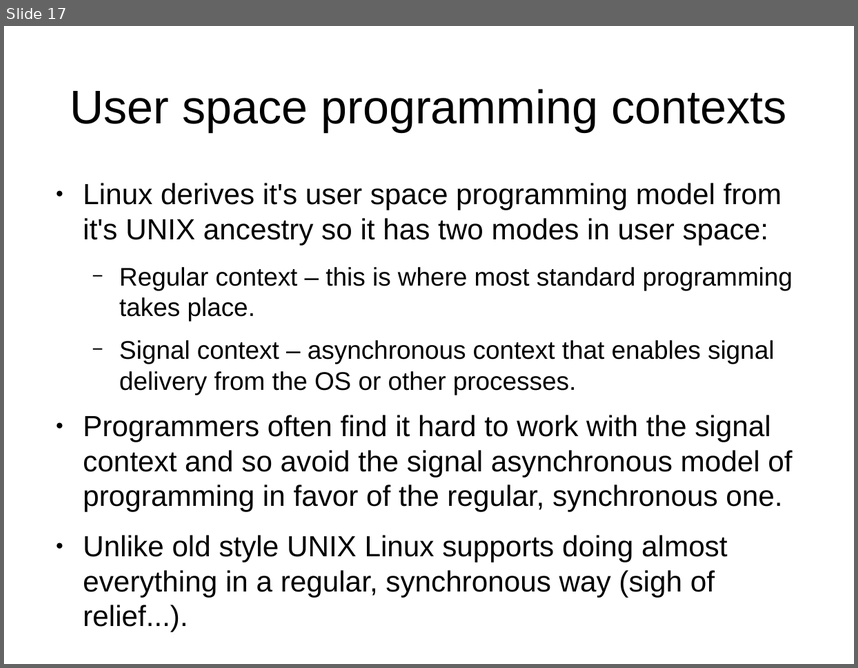
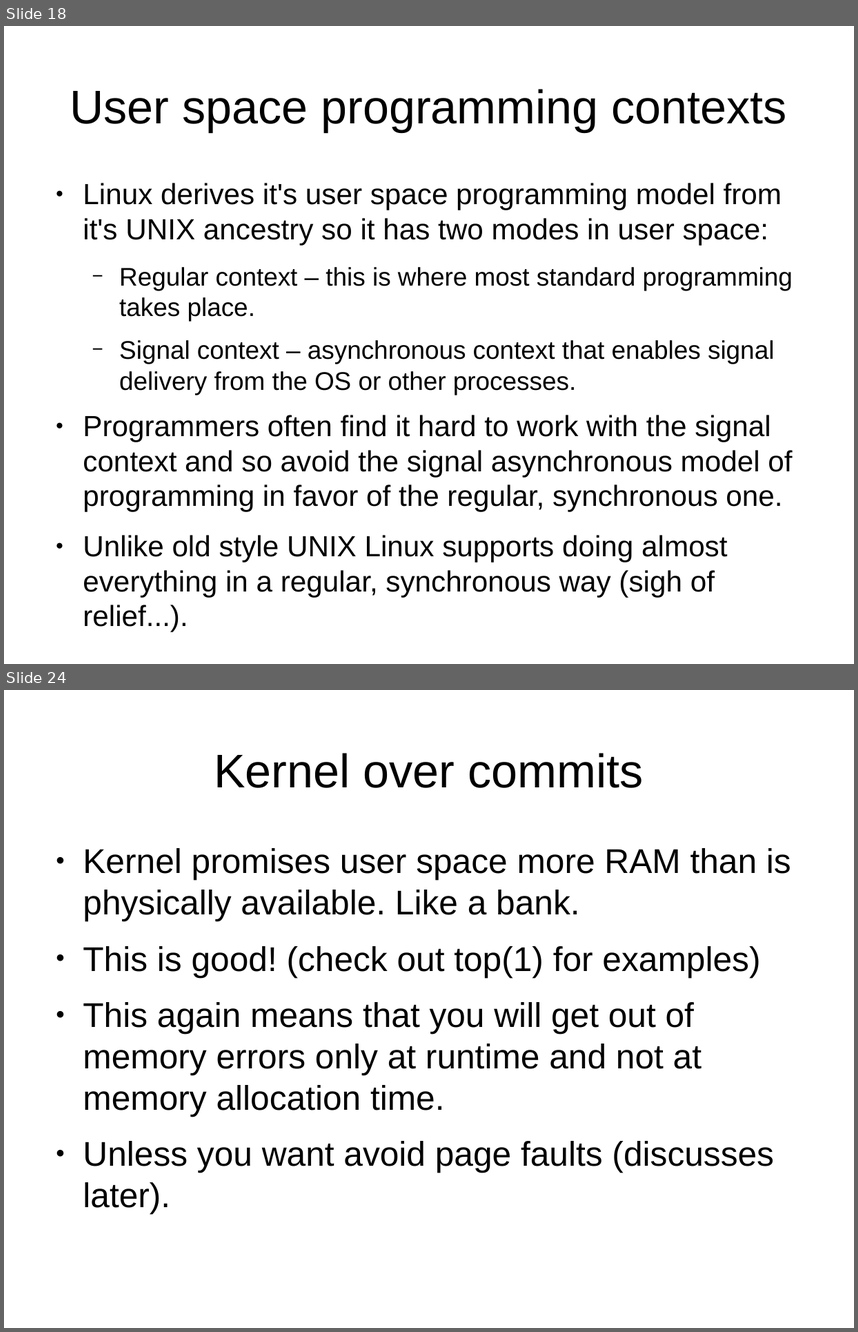
Before and after one commit to veltzer/demos-linux, a slide deck: doc/odp/linux_monitoring_and_debugging.odp. Shown one above the other, each under a label of ours: slide 17 before the commit, slides 18 and 24 after it; the slides between them are not shown. The pictures are 858x668 and 858x1332 pixels, drawn with LibreOffice and Linux fonts; fonts in the diff are those of the drawing. Boxes give left, top, right and bottom in pixels: in the first picture for what was removed or moved away, otherwise in the second. Text is boxed around its words. In the diff, an @@ line names an element or a change of style, - is before the commit and + after.

Commit message:
memory chapter is almost done

```diff
--- a/doc/odp/linux_monitoring_and_debugging.odp
+++ b/doc/odp/linux_monitoring_and_debugging.odp
@@ slide 24 added at (4,690,854,1328), background #FFFFFF @@
@@ title added at (214,753,643,788), 44 pt, text #000000 @@
+Kernel over commits
@@ text added at (83,848,791,1213), 32 pt, text #000000 @@
+● Kernel promises user space more RAM than is physically available. Like a bank.
+● This is good! (check out top(1) for examples)
+● This again means that you will get out of memory errors only at runtime and not at memory allocation time.
+● Unless you want avoid page faults (discusses later).
@@ what was slide 17 is now slide 18 @@
```
Also in this commit, not shown: 14 other slides added.
